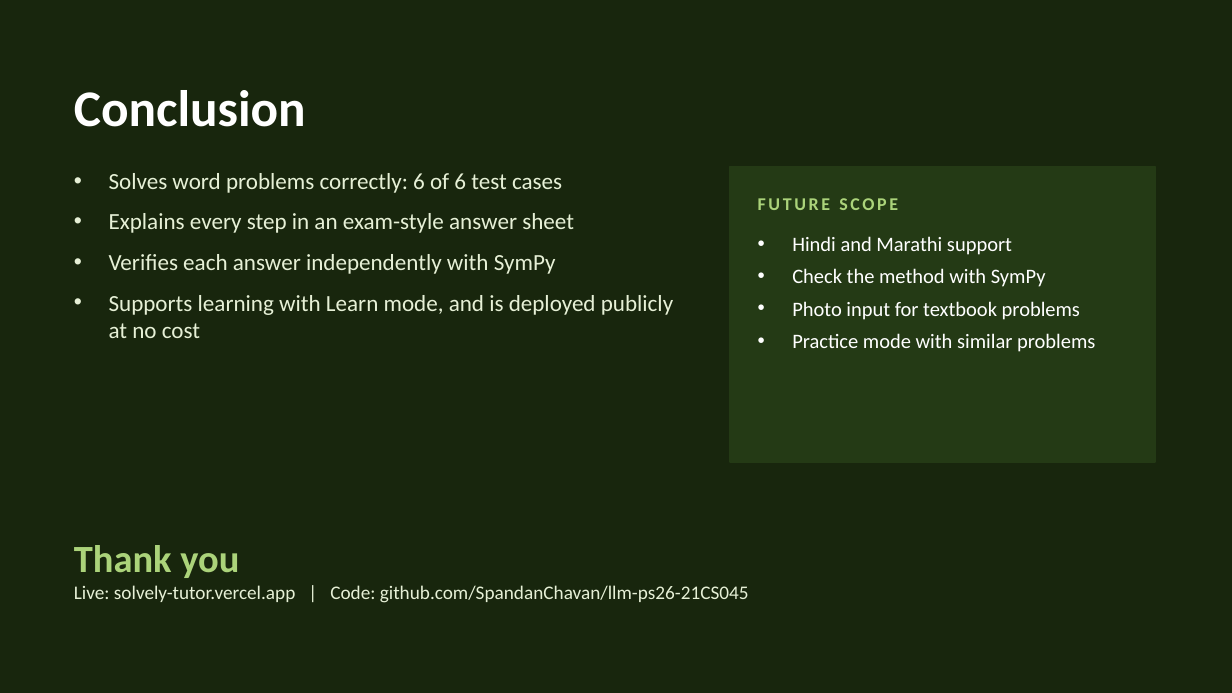
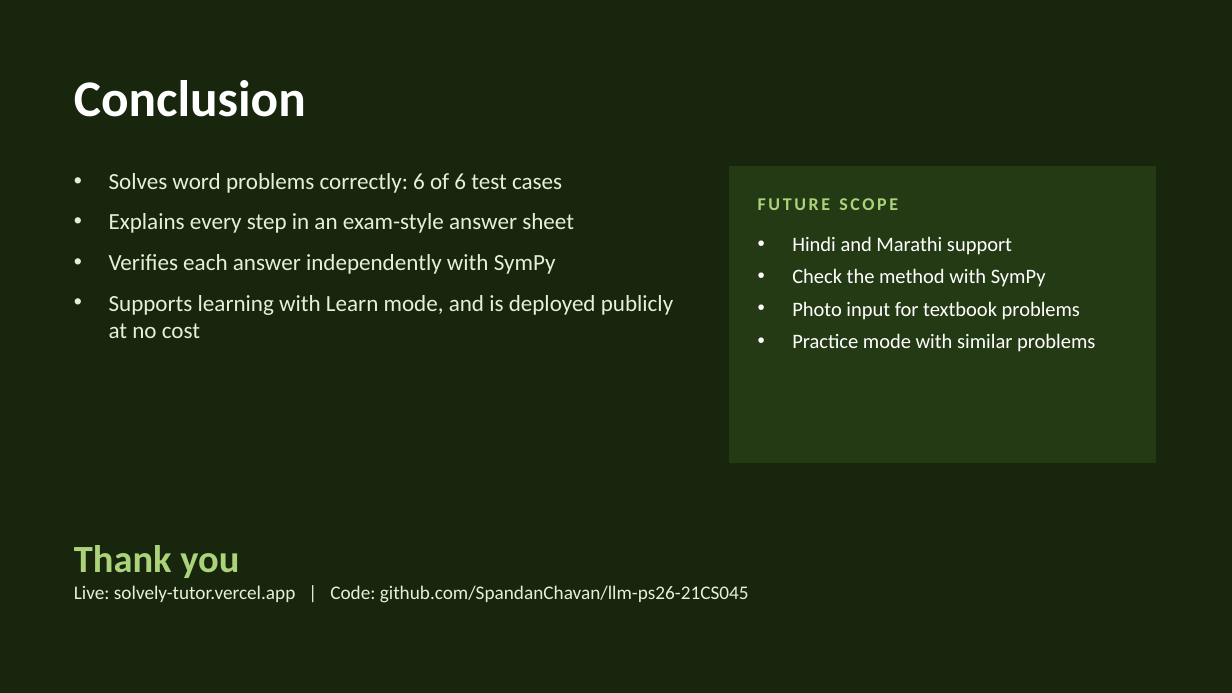
Before and after one commit to SpandanChavan/llm-ps26-21CS045, a slide deck: slide 13 of Jury_Presentation.pptx. Drawn at 1232x693 pixels with LibreOffice and Linux fonts; fonts in the diff are those of the drawing. Boxes give left, top, right and bottom in pixels: in the first picture for what was removed or moved away, otherwise in the second. Text is boxed around its words. In the diff, an @@ line names an element or a change of style, - is before the commit and + after.

```diff
--- a/Jury_Presentation.pptx
+++ b/Jury_Presentation.pptx
@@ title "Conclusion" at (74, 80, 306, 117): vertical alignment middle to top @@
```
Also in this commit, not shown: 4 other files.
